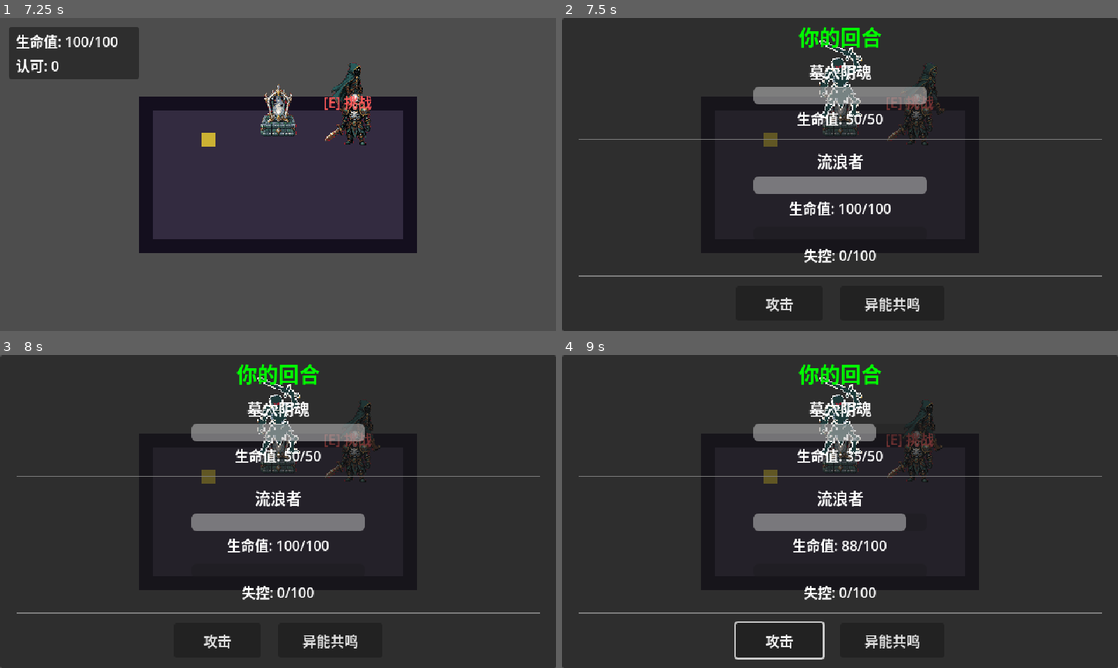
Above: before the commit, frames 1-4 (two rows, left to right).
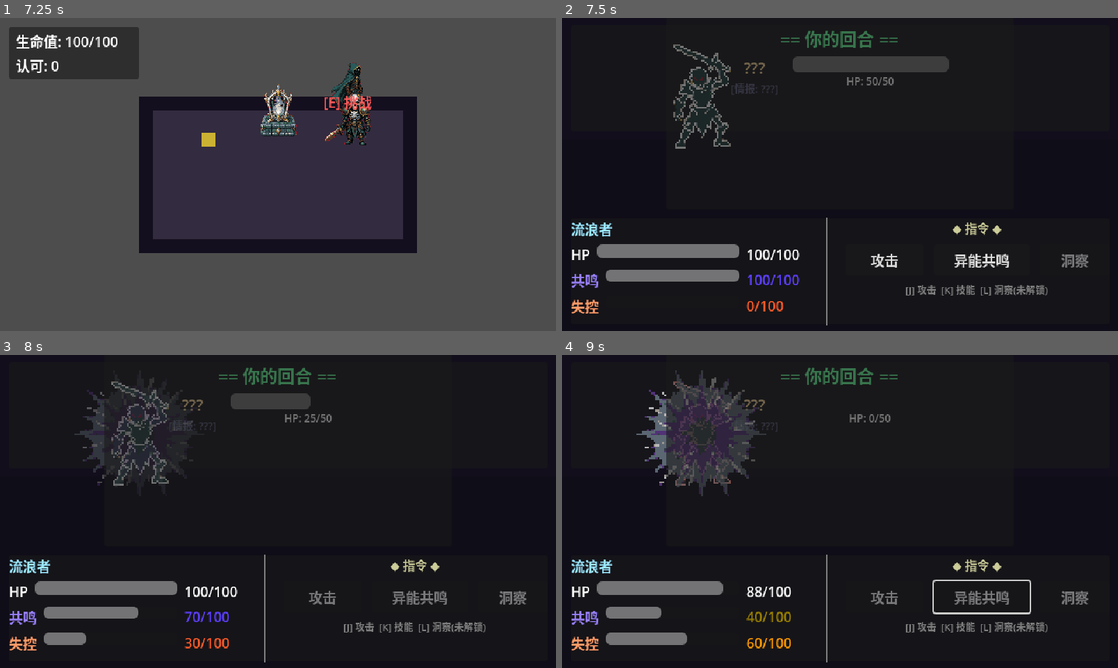
Above: after the commit, the same moments.

Repository: xurobert/deep-tomb-guest
Game: Godot game, scene res://scenes/main.tscn
Same seed, same stepped clock (60 frames per second), same inputs: the game is played once before the commit and once after it.
Inputs (mouse positions are in pixels of both pictures, inside the frame that each line leads up to):
- Up to frame 1 (7.25 s): tap Enter (ui_accept) at 0.5, 0.77, 1.07, 1.52, 1.55, 1.82, 2, 3.02, 3.32, 4.52, 4.82, 6.02, 6.05, 6.32 s; hold W (move_up) 0.53-2.03 s; tap J at 0.6, 2.3, 3.6, 4.55, 5.1, 6.8 s; tap K at 0.8, 1.35, 3.05, 4.35, 5.3, 5.85 s; hold Enter (ui_accept) 2.03-2.78 s; hold A (move_left) 2.03-3.53 s; tap E (interact) at 2.85 s; hold S (move_down) 3.53-4.28 s; hold Enter (ui_accept) 3.53-4.28 s; hold D (move_right) 4.28-5.03 s; hold W (move_up) 5.03-5.78 s; hold D (move_right) from 5.78 s (still down); hold Enter (ui_accept) from 6.53 s (still down)
- Up to frame 2 (7.5 s): keep holding D (move_right); release Enter (ui_accept) at 7.28 s; tap E (interact) at 7.35 s
- Up to frame 3 (8 s): keep holding D (move_right); tap Enter (ui_accept) at 7.52, 7.82 s; tap K at 7.55 s
- Up to frame 4 (9 s): release D (move_right) at 8 s; click (778, 639) at 8 s, where only the run before the commit has a clickable "攻击"; click (979, 596) at 8.75 s, where only the run after the commit has a clickable "异能共鸣"

Frame 1 is identical in both runs. In frame 2, 60% of the frame differs, in the area x 0-100%, y 0-100%; in frame 3, 59%; in frame 4, 60%.

Commit message:
feat(combat-ui): 战斗 UI 改版 - 布局分区、共鸣槽、敌情状态、键位提示
M1 战斗 UI 改进：

1. 重新设计 UI 布局，分区更清晰：
   - 顶部：敌方信息区（名称、情报状态、HP）
   - 中部：战场区域（敌人精灵、技能特效）
   - 底部左侧：玩家状态（HP、共鸣槽、失控条）
   - 底部右侧：指令面板（攻击/技能/洞察占位）

2. 新增功能：
   - 异能共鸣槽显示（预留从 player_data.resonance 读取）
   - 敌情状态占位系统（???/部分/完整 三档）
   - 首回合键位教学 [J] 攻击 [K] 技能
   - 底部常驻键位提示条

3. 视觉改进：
   - 深色墓穴风格背景（可供美术替换的 BattlefieldBG 节点）
   - 受击闪红+震动反馈
   - 回合指示器颜色区分

4. 预留接口：
   - IntelState 枚举：UNKNOWN/PARTIAL/COMPLETE
   - reveal_enemy_intel() 方法供后续情报状态机调用
   - 洞察按钮已占位（disabled）

5. 兼容性：
   - 保持与 TurnManager 所有信号兼容
   - GameManager.player_data 添加 resonance/max_resonance 字段

Diff:
--- a/scenes/ui/combat_ui.tscn
+++ b/scenes/ui/combat_ui.tscn
@@ -15,122 +15,261 @@
 grow_horizontal = 2
 grow_vertical = 2
 
-[node name="EnemySprite" type="Sprite2D" parent="CombatPanel"]
+[node name="BattlefieldBG" type="ColorRect" parent="CombatPanel"]
+layout_mode = 1
+anchors_preset = 15
+anchor_right = 1.0
+anchor_bottom = 1.0
+grow_horizontal = 2
+grow_vertical = 2
+color = Color(0.06, 0.05, 0.09, 1)
+metadata/_edit_use_custom_anchors = true
+
+[node name="BattlefieldOverlay" type="ColorRect" parent="CombatPanel/BattlefieldBG"]
+layout_mode = 1
+anchors_preset = 10
+anchor_right = 1.0
+offset_bottom = 140.0
+grow_horizontal = 2
+color = Color(0.08, 0.06, 0.12, 0.6)
+metadata/_edit_use_custom_anchors = true
+
+[node name="TopPanel" type="PanelContainer" parent="CombatPanel"]
+layout_mode = 1
+anchors_preset = 10
+anchor_right = 1.0
+offset_left = 10.0
+offset_top = 8.0
+offset_right = -10.0
+offset_bottom = 130.0
+grow_horizontal = 2
+
+[node name="EnemySection" type="VBoxContainer" parent="CombatPanel/TopPanel"]
+layout_mode = 2
+theme_override_constants/separation = 6
+
+[node name="TurnIndicator" type="Label" parent="CombatPanel/TopPanel/EnemySection"]
+layout_mode = 2
+theme_override_font_sizes/font_size = 20
+text = "== 战斗 =="
+horizontal_alignment = 1
+
+[node name="EnemyInfo" type="HBoxContainer" parent="CombatPanel/TopPanel/EnemySection"]
+layout_mode = 2
+size_flags_horizontal = 4
+theme_override_constants/separation = 16
+
+[node name="EnemyNameBox" type="VBoxContainer" parent="CombatPanel/TopPanel/EnemySection/EnemyInfo"]
+layout_mode = 2
+theme_override_constants/separation = 2
+
+[node name="NameLabel" type="Label" parent="CombatPanel/TopPanel/EnemySection/EnemyInfo/EnemyNameBox"]
+layout_mode = 2
+theme_override_font_sizes/font_size = 18
+theme_override_colors/font_color = Color(1, 0.85, 0.6, 1)
+text = "敌人"
+horizontal_alignment = 1
+
+[node name="IntelLabel" type="Label" parent="CombatPanel/TopPanel/EnemySection/EnemyInfo/EnemyNameBox"]
+layout_mode = 2
+theme_override_font_sizes/font_size = 12
+theme_override_colors/font_color = Color(0.6, 0.6, 0.7, 1)
+text = "[情报: ???]"
+horizontal_alignment = 1
+
+[node name="EnemyHPBox" type="VBoxContainer" parent="CombatPanel/TopPanel/EnemySection/EnemyInfo"]
+layout_mode = 2
+theme_override_constants/separation = 2
+
+[node name="HPBar" type="ProgressBar" parent="CombatPanel/TopPanel/EnemySection/EnemyInfo/EnemyHPBox"]
+custom_minimum_size = Vector2(180, 18)
+layout_mode = 2
+max_value = 50.0
+value = 50.0
+show_percentage = false
+
+[node name="HPLabel" type="Label" parent="CombatPanel/TopPanel/EnemySection/EnemyInfo/EnemyHPBox"]
+layout_mode = 2
+theme_override_font_sizes/font_size = 12
+text = "HP: 50/50"
+horizontal_alignment = 1
+
+[node name="BattleArea" type="Control" parent="CombatPanel"]
+layout_mode = 1
+anchors_preset = 8
+anchor_left = 0.5
+anchor_top = 0.5
+anchor_right = 0.5
+anchor_bottom = 0.5
+offset_left = -160.0
+offset_top = -60.0
+offset_right = 160.0
+offset_bottom = 60.0
+grow_horizontal = 2
+grow_vertical = 2
+
+[node name="EnemySprite" type="Sprite2D" parent="CombatPanel/BattleArea"]
 texture_filter = 0
-position = Vector2(320, 70)
-scale = Vector2(1.5, 1.5)
+position = Vector2(0, -30)
+scale = Vector2(2, 2)
 texture = ExtResource("2_enemy")
 
-[node name="SkillFX" type="Sprite2D" parent="CombatPanel"]
+[node name="SkillFX" type="Sprite2D" parent="CombatPanel/BattleArea"]
 visible = false
 texture_filter = 0
-position = Vector2(320, 70)
-scale = Vector2(2, 2)
+position = Vector2(0, -30)
+scale = Vector2(2.5, 2.5)
 texture = ExtResource("3_fx")
 
-[node name="VBox" type="VBoxContainer" parent="CombatPanel"]
-layout_mode = 1
-anchors_preset = 15
-anchor_right = 1.0
-anchor_bottom = 1.0
-offset_left = 20.0
-offset_top = 100.0
-offset_right = -20.0
-offset_bottom = -20.0
-grow_horizontal = 2
-grow_vertical = 2
-theme_override_constants/separation = 10
-
-[node name="TurnIndicator" type="Label" parent="CombatPanel/VBox"]
-layout_mode = 2
-theme_override_font_sizes/font_size = 24
-text = "战斗"
-horizontal_alignment = 1
-
-[node name="EnemySection" type="VBoxContainer" parent="CombatPanel/VBox"]
-layout_mode = 2
-theme_override_constants/separation = 4
-
-[node name="NameLabel" type="Label" parent="CombatPanel/VBox/EnemySection"]
-layout_mode = 2
-theme_override_font_sizes/font_size = 18
-text = "敌人"
-horizontal_alignment = 1
-
-[node name="HPBar" type="ProgressBar" parent="CombatPanel/VBox/EnemySection"]
-custom_minimum_size = Vector2(200, 20)
-layout_mode = 2
-size_flags_horizontal = 4
-max_value = 50.0
-value = 50.0
-show_percentage = false
-
-[node name="HPLabel" type="Label" parent="CombatPanel/VBox/EnemySection"]
-layout_mode = 2
-text = "生命值: 50/50"
-horizontal_alignment = 1
-
-[node name="HSeparator" type="HSeparator" parent="CombatPanel/VBox"]
-layout_mode = 2
-
-[node name="PlayerSection" type="VBoxContainer" parent="CombatPanel/VBox"]
-layout_mode = 2
-theme_override_constants/separation = 4
-
-[node name="Label" type="Label" parent="CombatPanel/VBox/PlayerSection"]
-layout_mode = 2
-theme_override_font_sizes/font_size = 18
-text = "流浪者"
-horizontal_alignment = 1
-
-[node name="HPBar" type="ProgressBar" parent="CombatPanel/VBox/PlayerSection"]
-custom_minimum_size = Vector2(200, 20)
-layout_mode = 2
-size_flags_horizontal = 4
-value = 100.0
-show_percentage = false
-
-[node name="HPLabel" type="Label" parent="CombatPanel/VBox/PlayerSection"]
-layout_mode = 2
-text = "生命值: 100/100"
-horizontal_alignment = 1
-
-[node name="OverloadSection" type="VBoxContainer" parent="CombatPanel/VBox"]
-layout_mode = 2
-theme_override_constants/separation = 4
-
-[node name="OverloadBar" type="ProgressBar" parent="CombatPanel/VBox/OverloadSection"]
-custom_minimum_size = Vector2(200, 16)
-layout_mode = 2
-size_flags_horizontal = 4
-show_percentage = false
-
-[node name="OverloadLabel" type="Label" parent="CombatPanel/VBox/OverloadSection"]
-layout_mode = 2
-text = "失控: 0/100"
-horizontal_alignment = 1
-
-[node name="HSeparator2" type="HSeparator" parent="CombatPanel/VBox"]
-layout_mode = 2
-
-[node name="Actions" type="HBoxContainer" parent="CombatPanel/VBox"]
-layout_mode = 2
-size_flags_horizontal = 4
-theme_override_constants/separation = 20
-
-[node name="AttackButton" type="Button" parent="CombatPanel/VBox/Actions"]
-custom_minimum_size = Vector2(100, 40)
-layout_mode = 2
-text = "攻击"
-
-[node name="SkillButton" type="Button" parent="CombatPanel/VBox/Actions"]
-custom_minimum_size = Vector2(120, 40)
-layout_mode = 2
-text = "异能共鸣"
-
-[node name="ActionLog" type="RichTextLabel" parent="CombatPanel/VBox"]
-custom_minimum_size = Vector2(0, 80)
-layout_mode = 2
-size_flags_vertical = 3
+[node name="ActionLogPanel" type="PanelContainer" parent="CombatPanel"]
+layout_mode = 1
+anchors_preset = 11
+anchor_left = 0.5
+anchor_right = 0.5
+anchor_bottom = 1.0
+offset_left = -200.0
+offset_top = -210.0
+offset_right = 200.0
+offset_bottom = -140.0
+grow_horizontal = 2
+grow_vertical = 0
+
+[node name="ActionLog" type="RichTextLabel" parent="CombatPanel/ActionLogPanel"]
+layout_mode = 2
 bbcode_enabled = true
 scroll_following = true
+
+[node name="BottomPanel" type="PanelContainer" parent="CombatPanel"]
+layout_mode = 1
+anchors_preset = 12
+anchor_top = 1.0
+anchor_right = 1.0
+anchor_bottom = 1.0
+offset_left = 10.0
+offset_top = -130.0
+offset_right = -10.0
+offset_bottom = -8.0
+grow_horizontal = 2
+grow_vertical = 0
+
+[node name="HBox" type="HBoxContainer" parent="CombatPanel/BottomPanel"]
+layout_mode = 2
+theme_override_constants/separation = 20
+
+[node name="PlayerSection" type="VBoxContainer" parent="CombatPanel/BottomPanel/HBox"]
+layout_mode = 2
+size_flags_horizontal = 3
+theme_override_constants/separation = 6
+
+[node name="PlayerNameLabel" type="Label" parent="CombatPanel/BottomPanel/HBox/PlayerSection"]
+layout_mode = 2
+theme_override_font_sizes/font_size = 16
+theme_override_colors/font_color = Color(0.6, 0.9, 1, 1)
+text = "流浪者"
+
+[node name="HPRow" type="HBoxContainer" parent="CombatPanel/BottomPanel/HBox/PlayerSection"]
+layout_mode = 2
+theme_override_constants/separation = 8
+
+[node name="HPTitle" type="Label" parent="CombatPanel/BottomPanel/HBox/PlayerSection/HPRow"]
+layout_mode = 2
+text = "HP"
+
+[node name="HPBar" type="ProgressBar" parent="CombatPanel/BottomPanel/HBox/PlayerSection/HPRow"]
+custom_minimum_size = Vector2(120, 16)
+layout_mode = 2
+size_flags_horizontal = 3
+value = 100.0
+show_percentage = false
+
+[node name="HPLabel" type="Label" parent="CombatPanel/BottomPanel/HBox/PlayerSection/HPRow"]
+custom_minimum_size = Vector2(70, 0)
+layout_mode = 2
+text = "100/100"
+
+[node name="ResonanceRow" type="HBoxContainer" parent="CombatPanel/BottomPanel/HBox/PlayerSection"]
+layout_mode = 2
+theme_override_constants/separation = 8
+
+[node name="ResonanceTitle" type="Label" parent="CombatPanel/BottomPanel/HBox/PlayerSection/ResonanceRow"]
+layout_mode = 2
+theme_override_colors/font_color = Color(0.6, 0.5, 1, 1)
+text = "共鸣"
+
+[node name="ResonanceBar" type="ProgressBar" parent="CombatPanel/BottomPanel/HBox/PlayerSection/ResonanceRow"]
+custom_minimum_size = Vector2(120, 14)
+layout_mode = 2
+size_flags_horizontal = 3
+max_value = 100.0
+value = 100.0
+show_percentage = false
+
+[node name="ResonanceLabel" type="Label" parent="CombatPanel/BottomPanel/HBox/PlayerSection/ResonanceRow"]
+custom_minimum_size = Vector2(70, 0)
+layout_mode = 2
+theme_override_colors/font_color = Color(0.6, 0.5, 1, 1)
+text = "100/100"
+
+[node name="OverloadRow" type="HBoxContainer" parent="CombatPanel/BottomPanel/HBox/PlayerSection"]
+layout_mode = 2
+theme_override_constants/separation = 8
+
+[node name="OverloadTitle" type="Label" parent="CombatPanel/BottomPanel/HBox/PlayerSection/OverloadRow"]
+layout_mode = 2
+theme_override_colors/font_color = Color(1, 0.6, 0.4, 1)
+text = "失控"
+
+[node name="OverloadBar" type="ProgressBar" parent="CombatPanel/BottomPanel/HBox/PlayerSection/OverloadRow"]
+custom_minimum_size = Vector2(120, 14)
+layout_mode = 2
+size_flags_horizontal = 3
+show_percentage = false
+
+[node name="OverloadLabel" type="Label" parent="CombatPanel/BottomPanel/HBox/PlayerSection/OverloadRow"]
+custom_minimum_size = Vector2(70, 0)
+layout_mode = 2
+theme_override_colors/font_color = Color(1, 0.6, 0.4, 1)
+text = "0/100"
+
+[node name="VSeparator" type="VSeparator" parent="CombatPanel/BottomPanel/HBox"]
+layout_mode = 2
+
+[node name="CommandSection" type="VBoxContainer" parent="CombatPanel/BottomPanel/HBox"]
+layout_mode = 2
+size_flags_horizontal = 3
+theme_override_constants/separation = 8
+
+[node name="CommandTitle" type="Label" parent="CombatPanel/BottomPanel/HBox/CommandSection"]
+layout_mode = 2
+theme_override_font_sizes/font_size = 14
+theme_override_colors/font_color = Color(0.8, 0.8, 0.6, 1)
+text = "◆ 指令 ◆"
+horizontal_alignment = 1
+
+[node name="Actions" type="HBoxContainer" parent="CombatPanel/BottomPanel/HBox/CommandSection"]
+layout_mode = 2
+size_flags_horizontal = 4
+theme_override_constants/separation = 12
+
+[node name="AttackButton" type="Button" parent="CombatPanel/BottomPanel/HBox/CommandSection/Actions"]
+custom_minimum_size = Vector2(90, 36)
+layout_mode = 2
+text = "攻击"
+
+[node name="SkillButton" type="Button" parent="CombatPanel/BottomPanel/HBox/CommandSection/Actions"]
+custom_minimum_size = Vector2(110, 36)
+layout_mode = 2
+text = "异能共鸣"
+
+[node name="InsightButton" type="Button" parent="CombatPanel/BottomPanel/HBox/CommandSection/Actions"]
+custom_minimum_size = Vector2(80, 36)
+layout_mode = 2
+disabled = true
+text = "洞察"
+
+[node name="KeyHints" type="Label" parent="CombatPanel/BottomPanel/HBox/CommandSection"]
+layout_mode = 2
+theme_override_font_sizes/font_size = 11
+theme_override_colors/font_color = Color(0.5, 0.5, 0.5, 1)
+text = "[J] 攻击  [K] 技能  [L] 洞察(未解锁)"
+horizontal_alignment = 1
--- a/scripts/combat/combat_ui.gd
+++ b/scripts/combat/combat_ui.gd
@@ -1,21 +1,47 @@
 extends CanvasLayer
 class_name CombatUI
-## Combat UI displaying HP bars, overload meter, and action buttons
-
-@onready var combat_panel: Panel = $CombatPanel
-@onready var player_hp_bar: ProgressBar = $CombatPanel/VBox/PlayerSection/HPBar
-@onready var player_hp_label: Label = $CombatPanel/VBox/PlayerSection/HPLabel
-@onready var enemy_hp_bar: ProgressBar = $CombatPanel/VBox/EnemySection/HPBar
-@onready var enemy_hp_label: Label = $CombatPanel/VBox/EnemySection/HPLabel
-@onready var enemy_name_label: Label = $CombatPanel/VBox/EnemySection/NameLabel
-@onready var overload_bar: ProgressBar = $CombatPanel/VBox/OverloadSection/OverloadBar
-@onready var overload_label: Label = $CombatPanel/VBox/OverloadSection/OverloadLabel
-@onready var action_log: RichTextLabel = $CombatPanel/VBox/ActionLog
-@onready var attack_button: Button = $CombatPanel/VBox/Actions/AttackButton
-@onready var skill_button: Button = $CombatPanel/VBox/Actions/SkillButton
-@onready var turn_indicator: Label = $CombatPanel/VBox/TurnIndicator
-@onready var enemy_sprite: Sprite2D = $CombatPanel/EnemySprite
-@onready var skill_fx: Sprite2D = $CombatPanel/SkillFX
+## 战斗 UI - 显示血条、共鸣槽、失控条、敌情状态和指令面板
+
+# 敌方区域
+@onready var turn_indicator: Label = $CombatPanel/TopPanel/EnemySection/TurnIndicator
+@onready var enemy_name_label: Label = $CombatPanel/TopPanel/EnemySection/EnemyInfo/EnemyNameBox/NameLabel
+@onready var enemy_intel_label: Label = $CombatPanel/TopPanel/EnemySection/EnemyInfo/EnemyNameBox/IntelLabel
+@onready var enemy_hp_bar: ProgressBar = $CombatPanel/TopPanel/EnemySection/EnemyInfo/EnemyHPBox/HPBar
+@onready var enemy_hp_label: Label = $CombatPanel/TopPanel/EnemySection/EnemyInfo/EnemyHPBox/HPLabel
+
+# 战场区域
+@onready var battle_area: Control = $CombatPanel/BattleArea
+@onready var enemy_sprite: Sprite2D = $CombatPanel/BattleArea/EnemySprite
+@onready var skill_fx: Sprite2D = $CombatPanel/BattleArea/SkillFX
+
+# 战斗日志
+@onready var action_log: RichTextLabel = $CombatPanel/ActionLogPanel/ActionLog
+
+# 玩家区域
+@onready var player_name_label: Label = $CombatPanel/BottomPanel/HBox/PlayerSection/PlayerNameLabel
+@onready var player_hp_bar: ProgressBar = $CombatPanel/BottomPanel/HBox/PlayerSection/HPRow/HPBar
+@onready var player_hp_label: Label = $CombatPanel/BottomPanel/HBox/PlayerSection/HPRow/HPLabel
+@onready var resonance_bar: ProgressBar = $CombatPanel/BottomPanel/HBox/PlayerSection/ResonanceRow/ResonanceBar
+@onready var resonance_label: Label = $CombatPanel/BottomPanel/HBox/PlayerSection/ResonanceRow/ResonanceLabel
+@onready var overload_bar: ProgressBar = $CombatPanel/BottomPanel/HBox/PlayerSection/OverloadRow/OverloadBar
+@onready var overload_label: Label = $CombatPanel/BottomPanel/HBox/PlayerSection/OverloadRow/OverloadLabel
+
+# 指令面板
+@onready var attack_button: Button = $CombatPanel/BottomPanel/HBox/CommandSection/Actions/AttackButton
+@onready var skill_button: Button = $CombatPanel/BottomPanel/HBox/CommandSection/Actions/SkillButton
+@onready var insight_button: Button = $CombatPanel/BottomPanel/HBox/CommandSection/Actions/InsightButton
+@onready var key_hints: Label = $CombatPanel/BottomPanel/HBox/CommandSection/KeyHints
+
+# 敌情状态枚举（预留给后续情报状态机）
+enum IntelState { UNKNOWN, PARTIAL, COMPLETE }
+var current_intel_state: IntelState = IntelState.UNKNOWN
+
+# 共鸣槽数据（暂用固定值，后续从 player_data 读取）
+var max_resonance: int = 100
+var current_resonance: int = 100
+
+# 是否已显示过键位教学
+var has_shown_key_tutorial: bool = false
 
 
 func _ready() -> void:
@@ -34,13 +60,37 @@
 		attack_button.pressed.connect(_on_attack_pressed)
 	if skill_button:
 		skill_button.pressed.connect(_on_skill_pressed)
+	if insight_button:
+		insight_button.pressed.connect(_on_insight_pressed)
+
+
+func _input(event: InputEvent) -> void:
+	if not visible or not TurnManager.combat_active:
+		return
+	if not TurnManager.is_player_turn or TurnManager.action_locked:
+		return
+
+	if event.is_action_pressed("ui_accept") or (event is InputEventKey and event.pressed):
+		if event is InputEventKey:
+			match event.keycode:
+				KEY_J:
+					_on_attack_pressed()
+				KEY_K:
+					_on_skill_pressed()
 
 
 func _on_combat_started() -> void:
 	visible = true
 	_clear_log()
+	_reset_intel_state()
+	_init_resonance()
 	_update_all_displays()
-	_log_message("[color=yellow]战斗开始！[/color]")
+	_log_message("[color=yellow]══ 战斗开始 ══[/color]")
+
+	if not has_shown_key_tutorial:
+		_show_key_tutorial()
+		has_shown_key_tutorial = true
+
 	if skill_fx:
 		skill_fx.visible = false
 
@@ -48,9 +98,9 @@
 func _on_combat_ended(victory: bool) -> void:
 	_set_buttons_enabled(false)
 	if victory:
-		_log_message("[color=green]胜利！[/color]")
+		_log_message("[color=green]══ 胜利！ ══[/color]")
 	else:
-		_log_message("[color=red]战败...[/color]")
+		_log_message("[color=red]══ 战败... ══[/color]")
 
 	await get_tree().create_timer(1.5).timeout
 	visible = false
@@ -61,16 +111,23 @@
 func _on_turn_started(is_player_turn: bool) -> void:
 	_set_buttons_enabled(is_player_turn)
 	if turn_indicator:
-		turn_indicator.text = "你的回合" if is_player_turn else "敌人回合"
-		turn_indicator.modulate = Color.GREEN if is_player_turn else Color.RED
+		if is_player_turn:
+			turn_indicator.text = "== 你的回合 =="
+			turn_indicator.modulate = Color(0.4, 1.0, 0.6)
+		else:
+			turn_indicator.text = "== 敌人回合 =="
+			turn_indicator.modulate = Color(1.0, 0.5, 0.4)
 
 
 func _on_action_performed(actor: String, action: String, target: String, damage: int) -> void:
 	var color := "cyan" if actor == "Player" else "orange"
-	var actor_name := "玩家" if actor == "Player" else str(TurnManager.enemy.get("name", "敌人"))
-	var target_name := "玩家" if target == "Player" else str(TurnManager.enemy.get("name", "敌人"))
-	_log_message("[color=%s]%s[/color]对%s使用%s，造成[color=red]%d[/color]点伤害！" % [color, actor_name, target_name, action, damage])
+	var actor_name := "流浪者" if actor == "Player" else _get_enemy_display_name()
+	var target_name := "流浪者" if target == "Player" else _get_enemy_display_name()
+	_log_message("[color=%s]%s[/color] 对 %s 使用 [b]%s[/b]，造成 [color=red]%d[/color] 点伤害！" % [color, actor_name, target_name, action, damage])
 	_update_all_displays()
+
+	if actor == "Player" and damage > 0:
+		_play_hit_effect()
 
 
 func _on_overload_changed(current: int, maximum: int) -> void:
@@ -78,16 +135,20 @@
 		overload_bar.max_value = maximum
 		overload_bar.value = current
 	if overload_label:
-		overload_label.text = "失控: %d/%d" % [current, maximum]
+		overload_label.text = "%d/%d" % [current, maximum]
 		if current >= maximum * 0.8:
 			overload_label.modulate = Color.RED
+			_log_message("[color=red]⚠ 失控值危险！[/color]")
 		elif current >= maximum * 0.5:
 			overload_label.modulate = Color.YELLOW
 		else:
-			overload_label.modulate = Color.WHITE
+			overload_label.modulate = Color(1, 0.6, 0.4)
 
 
 func _on_skill_used(skill_id: String) -> void:
+	if skill_id == "deep_echo":
+		_consume_resonance(30)
+
 	if skill_id != "deep_echo" or skill_fx == null:
 		return
 	skill_fx.visible = true
@@ -99,13 +160,21 @@
 
 
 func _on_attack_pressed() -> void:
+	if not TurnManager.is_player_turn or TurnManager.action_locked:
+		return
 	_set_buttons_enabled(false)
 	TurnManager.perform_attack()
 
 
 func _on_skill_pressed() -> void:
+	if not TurnManager.is_player_turn or TurnManager.action_locked:
+		return
 	_set_buttons_enabled(false)
 	TurnManager.perform_skill("deep_echo")
+
+
+func _on_insight_pressed() -> void:
+	pass
 
 
 func _update_all_displays() -> void:
@@ -120,17 +189,19 @@
 		player_hp_bar.max_value = player_max_hp
 		player_hp_bar.value = player_hp
 	if player_hp_label:
-		player_hp_label.text = "生命值: %d/%d" % [player_hp, player_max_hp]
+		player_hp_label.text = "%d/%d" % [player_hp, player_max_hp]
+	if player_name_label:
+		player_name_label.text = str(TurnManager.player.get("name", "流浪者"))
 
 	if enemy_hp_bar:
 		enemy_hp_bar.max_value = enemy_max_hp
 		enemy_hp_bar.value = enemy_hp
 	if enemy_hp_label:
-		enemy_hp_label.text = "生命值: %d/%d" % [enemy_hp, enemy_max_hp]
-	if enemy_name_label:
-		enemy_name_label.text = str(TurnManager.enemy.get("name", "敌人"))
-
+		enemy_hp_label.text = "HP: %d/%d" % [enemy_hp, enemy_max_hp]
+
+	_update_enemy_intel_display()
 	_on_overload_changed(overload, max_overload)
+	_update_resonance_display()
 
 
 func _set_buttons_enabled(enabled: bool) -> void:
@@ -148,3 +219,102 @@
 func _clear_log() -> void:
 	if action_log:
 		action_log.clear()
+
+
+# ========== 敌情状态系统（预留接口） ==========
+
+func _reset_intel_state() -> void:
+	current_intel_state = IntelState.UNKNOWN
+
+
+func _get_enemy_display_name() -> String:
+	match current_intel_state:
+		IntelState.UNKNOWN:
+			return "???"
+		IntelState.PARTIAL, IntelState.COMPLETE:
+			return str(TurnManager.enemy.get("name", "敌人"))
+	return "敌人"
+
+
+func _update_enemy_intel_display() -> void:
+	if enemy_name_label:
+		enemy_name_label.text = _get_enemy_display_name()
+
+	if enemy_intel_label:
+		match current_intel_state:
+			IntelState.UNKNOWN:
+				enemy_intel_label.text = "[情报: ???]"
+				enemy_intel_label.modulate = Color(0.6, 0.6, 0.7)
+			IntelState.PARTIAL:
+				enemy_intel_label.text = "[情报: 部分]"
+				enemy_intel_label.modulate = Color(1.0, 0.9, 0.5)
+			IntelState.COMPLETE:
+				enemy_intel_label.text = "[情报: 完整]"
+				enemy_intel_label.modulate = Color(0.5, 1.0, 0.6)
+
+
+func reveal_enemy_intel(level: IntelState) -> void:
+	current_intel_state = level
+	_update_enemy_intel_display()
+	match level:
+		IntelState.PARTIAL:
+			_log_message("[color=yellow]获得了部分情报！[/color]")
+		IntelState.COMPLETE:
+			_log_message("[color=green]情报收集完毕！弱点已揭示。[/color]")
+
+
+# ========== 共鸣槽系统 ==========
+
+func _init_resonance() -> void:
+	var player_resonance = GameManager.player_data.get("resonance", -1)
+	var player_max_resonance = GameManager.player_data.get("max_resonance", -1)
+
+	if player_resonance >= 0:
+		current_resonance = int(player_resonance)
+	else:
+		current_resonance = max_resonance
+
+	if player_max_resonance > 0:
+		max_resonance = int(player_max_resonance)
+
+
+func _update_resonance_display() -> void:
+	if resonance_bar:
+		resonance_bar.max_value = max_resonance
+		resonance_bar.value = current_resonance
+	if resonance_label:
+		resonance_label.text = "%d/%d" % [current_resonance, max_resonance]
+		if current_resonance <= max_resonance * 0.2:
+			resonance_label.modulate = Color.RED
+		elif current_resonance <= max_resonance * 0.5:
+			resonance_label.modulate = Color.YELLOW
+		else:
+			resonance_label.modulate = Color(0.6, 0.5, 1.0)
+
+
+func _consume_resonance(amount: int) -> void:
+	current_resonance = maxi(current_resonance - amount, 0)
+	_update_resonance_display()
+	if current_resonance <= 0:
+		_log_message("[color=red]共鸣能量耗尽！[/color]")
+
+
+# ========== 视觉反馈 ==========
+
+func _play_hit_effect() -> void:
+	if enemy_sprite:
+		var orig_pos := enemy_sprite.position
+		var tween := create_tween()
+		tween.tween_property(enemy_sprite, "modulate", Color(1.5, 0.5, 0.5), 0.05)
+		tween.tween_property(enemy_sprite, "position", orig_pos + Vector2(5, 0), 0.03)
+		tween.tween_property(enemy_sprite, "position", orig_pos + Vector2(-5, 0), 0.03)
+		tween.tween_property(enemy_sprite, "position", orig_pos, 0.03)
+		tween.tween_property(enemy_sprite, "modulate", Color.WHITE, 0.1)
+
+
+func _show_key_tutorial() -> void:
+	_log_message("[color=gray]─────────────────────[/color]")
+	_log_message("[color=gray]◆ 操作提示 ◆[/color]")
+	_log_message("[color=gray][J] 攻击 - 稳定伤害[/color]")
+	_log_message("[color=gray][K] 异能共鸣 - 高伤害，消耗共鸣，增加失控[/color]")
+	_log_message("[color=gray]─────────────────────[/color]")
--- a/scripts/core/game_manager.gd
+++ b/scripts/core/game_manager.gd
@@ -13,6 +13,8 @@
 	"max_hp": 100,
 	"overload": 0,
 	"max_overload": 100,
+	"resonance": 100,
+	"max_resonance": 100,
 	"recognition": 0,
 	"skills": ["deep_echo"]
 }
